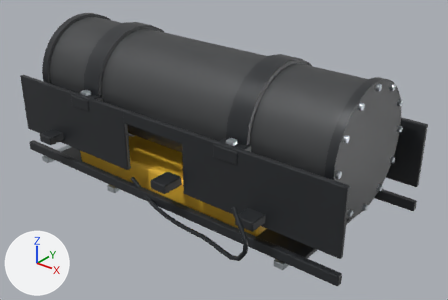
The glTF model viewer/assets/survey-pressure-housing.glb: old version first, new version second.
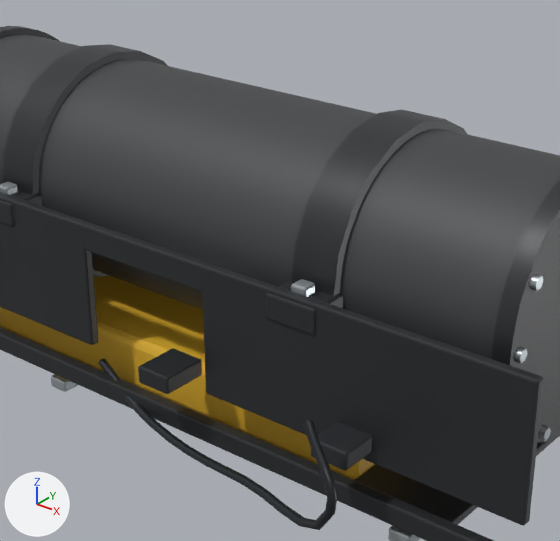
Each version is shown whole from a camera (50 mm lens) standing at (1.133, -1.323, 0.779) and looking at (0.075, 0.0, -0.041), then close up on the part from 18% to 80% of the width and 0% to 89% of the height. The axes (+X, +Y, +Z) are drawn at lower left. The lights are the same throughout. The first two pictures are the older version. Where no turn or scale is listed for an object, it has been applied to the vertices. Vertices at exactly the same position are counted once.

Names of what the first close-up shows: 'Clamp nut', 'Lower pack', 'Motor lead', 'PiccardFrame', 'Pressure housing'.
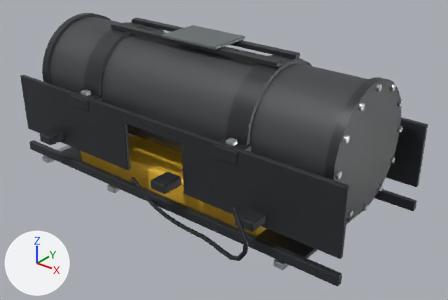
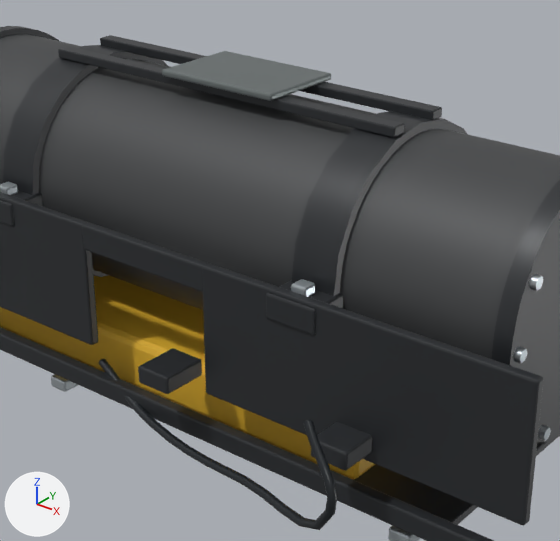
The newer file is also rescaled (x0.5) as a whole; pictures and numbers use the older file's frame.

Boxes (x1, y1, x2, y2) around the edits, measured in the close-ups (560 x 541 px):
```json
{"object": "Piccard pickup plate", "change": "added", "after": [162, 51, 331, 101]}
{"part": 1, "of": "me_cylinder_001", "change": "added", "after": [58, 46, 404, 138]}
{"part": 2, "of": "me_cylinder_001", "change": "added", "after": [100, 35, 442, 120]}
```

Scene script edits in JSON lines:
```json
{"op": "add", "block": "mat_piccard_magnetic_pickup_steel", "code": ["mat_piccard_magnetic_pickup_steel = principled_material('Piccard magnetic pickup steel')", "mat_piccard_magnetic_pickup_steel.base_color = (0.21, 0.24, 0.24)  # grey #7e8686", "mat_piccard_magnetic_pickup_steel.metallic = 0.66", "mat_piccard_magnetic_pickup_steel.roughness = 0.43"]}
{"block": "me_cylinder_001", "where": "# used by ob_piccardframe; location = (-0.3, 0.0, 0.1)"}
{"op": "remove", "block": "me_cylinder_001", "code": "me_cylinder_001.from_pydata(...)  # 1224 vertices, 2364 faces; spans x -0.303..0.903, y -0.279..0.279, z -0.276..0.183"}
{"op": "add", "block": "me_cylinder_001", "code": "me_cylinder_001.from_pydata(...)  # 1336 vertices, 2580 faces; spans x -0.303..0.903, y -0.279..0.279, z -0.276..0.19"}
{"block": "me_cylinder_001", "change": "me_cylinder_001 part 1: the loose piece of 56 vertices spanning x -0.215..0.775, y -0.2..0.2, z -0.276..-0.263 is copied, and the copy is scaled about its middle by (0.626, 0.0548, 1.19), then moved by (0.0, -0.044, 0.452); it spans x -0.03..0.59, y -0.056..-0.032, z 0.176..0.19"}
{"block": "me_cylinder_001", "change": "me_cylinder_001 part 2: the loose piece of 56 vertices spanning x -0.215..0.775, y -0.2..0.2, z -0.276..-0.263 is copied, and the copy is scaled about its middle by (0.626, 0.0548, 1.19), then moved by (0.0, 0.044, 0.452); it spans x -0.03..0.59, y 0.032..0.056, z 0.176..0.19"}
{"op": "add", "block": "me_cube_028", "code": ["me_cube_028 = bpy.data.meshes.new('Cube.028')", "me_cube_028.from_pydata(...)  # 56 vertices, 108 faces; spans x -0.1..0.1, y -0.068..0.068, z -0.005..0.005", "me_cube_028.materials.append(mat_piccard_magnetic_pickup_steel)  # grey #7e8686"]}
{"op": "add", "block": "ob_piccard_pickup_plate", "code": ["ob_piccard_pickup_plate = bpy.data.objects.new('Piccard pickup plate', me_cube_028)", "ob_piccard_pickup_plate.location = (0.0, 0.0, 0.295)"]}
```
